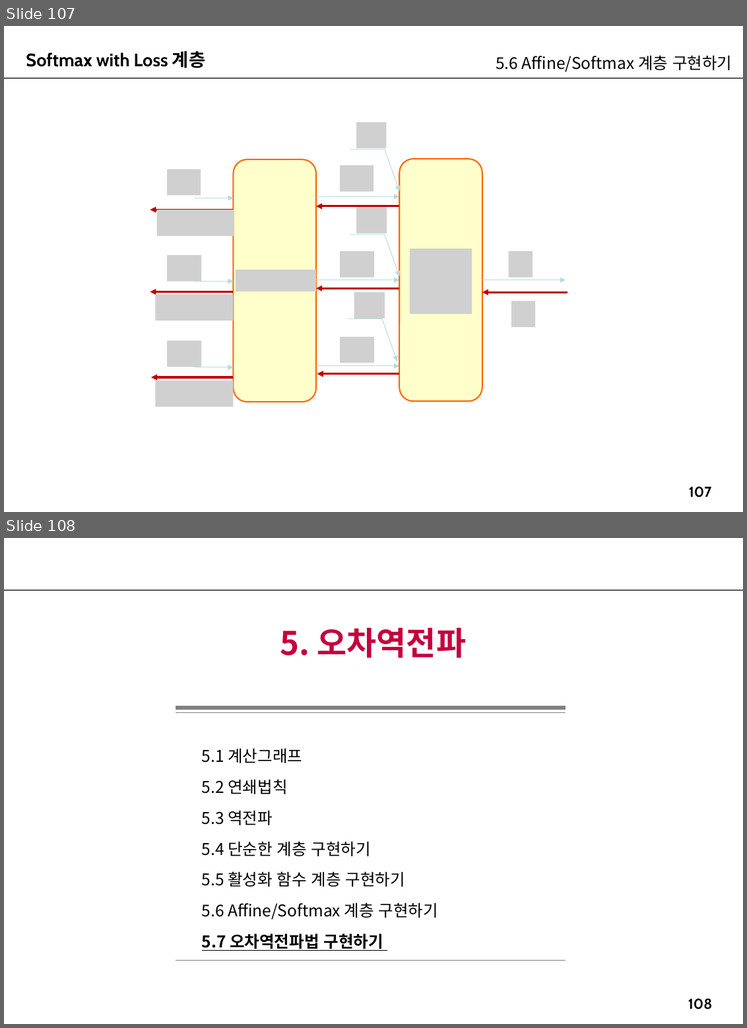
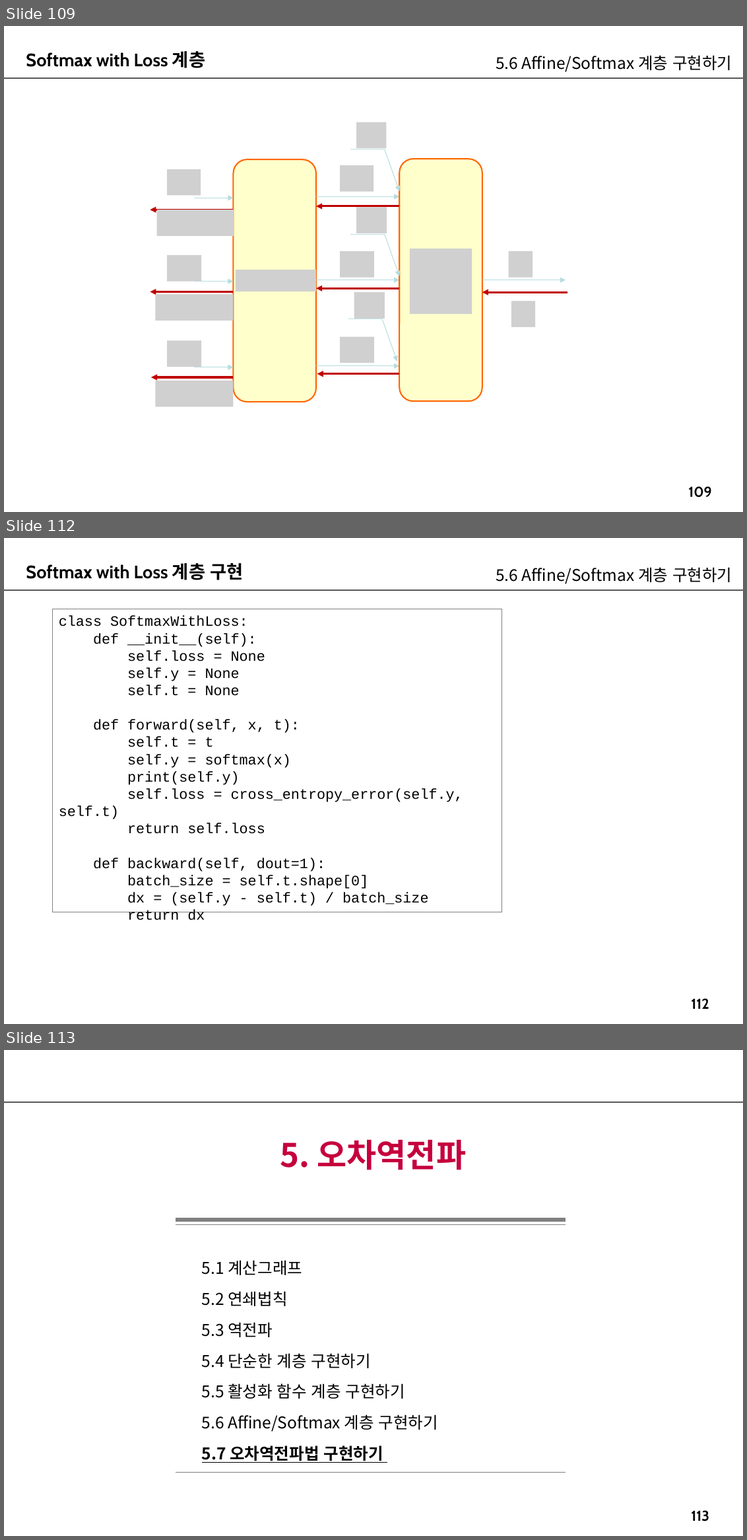
Before and after one commit to imguru-mooc/AI_Basic, a slide deck: 인공지능_2(판서).pptx. Shown one above the other, each under a label of ours: slides 107 and 108 before the commit, slides 109, 112 and 113 after it; the slides between them are not shown. The pictures are 747x1028 and 747x1540 pixels, drawn with LibreOffice and Linux fonts; fonts in the diff are those of the drawing; grey boxes stand for pictures. Boxes give left, top, right and bottom in pixels: in the first picture for what was removed or moved away, otherwise in the second. Text is boxed around its words. In the diff, an @@ line names an element or a change of style, - is before the commit and + after.

```diff
--- a/인공지능_2(판서).pptx
+++ b/인공지능_2(판서).pptx
@@ slide 112 added at box(4, 538, 743, 1024), background #FFFFFF; not listed: 2 template elements that a slide beside it also shows @@
@@ text added at box(26, 563, 244, 580), 20 pt, text #000000, bold @@
+Softmax with Loss 계층 구현
@@ text added at box(496, 567, 732, 584), 18 pt, text #000000 @@
+5.6 Affine/Softmax 계층 구현하기
@@ rectangle added at box(53, 609, 502, 912), outline #808080 0.75 pt, 16 pt, text #000000 @@
+class SoftmaxWithLoss:
+def __init__(self):
+self.loss = None
+self.y = None
+self.t = None
+def forward(self, x, t):
+self.t = t
+self.y = softmax(x)
+print(self.y)
+self.loss = cross_entropy_error(self.y, self.t)
+return self.loss
+def backward(self, dout=1):
+batch_size = self.t.shape[0]
+dx = (self.y - self.t) / batch_size
+return dx
@@ what was slide 107 is now slide 109 @@
@@ page number at box(688, 486, 712, 497): text changed @@
-107
+109
@@ what was slide 108 is now slide 113 @@
@@ page number at box(691, 1510, 710, 1521): text changed @@
-108
+113
```
Also in this commit, not shown: 5 slides changed, 41 other slides added.
